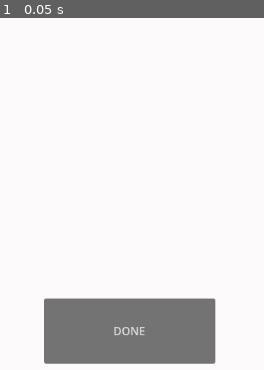
Above: before the commit, frame 1.
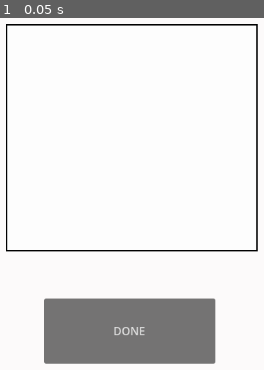
Above: after the commit, the same moment.

Repository: gracen-greenburg/Research_Milestone_Godot
Game: Godot game, scene res://scenes/Drawing_Screen.tscn
The game is run twice, just before and just after one commit, with the same random seed, the same clock (stepped at 60 frames per second) and the same inputs.
Inputs:
- Up to frame 1 (0.05 s): no input

The runs differ from the first frame. In frame 1, 2.0% of the frame differs, in the area x 2-98%, y 1-67%.

Commit message:
Adjusting drawing character to fit in sprite

Diff:
--- a/scenes/Drawing_Screen.tscn
+++ b/scenes/Drawing_Screen.tscn
@@ -1,44 +1,19 @@
 [gd_scene format=3 uid="uid://cskntypo1reya"]
 
-[sub_resource type="GDScript" id="GDScript_7u4rd"]
-script/source = "extends Node2D
+[ext_resource type="Script" uid="uid://chhhq4n3crhv6" path="res://scenes/drawing_box.gd" id="1_rnmmr"]
 
-@onready var _lines: Node2D = $Line2D
-
-# Following the Draw Tutorial
-# ------
-var _pressed: bool = false #not being pressed yet
-var _current_line: Line2D = null
-
-func _input(event: InputEvent) -> void:
-	if event is InputEventMouseButton:
-		if event.button_index == MOUSE_BUTTON_LEFT: #WHEN THE LEFT MOUSE BUTTON IS PRESSED --> adds all these points in a line
-			_pressed = event.pressed
-
-			if _pressed:
-				_current_line = Line2D.new()
-				_current_line.default_color = Color.BLUE
-				_current_line.width = 4
-				_lines.add_child(_current_line)
-				_current_line.add_point(event.position)
-
-	elif event is InputEventMouseMotion and _pressed:
-		_current_line.add_point(event.position)
-# ------
-
-# Adding a button to save the game
-
-
-
-# Called every frame. 'delta' is the elapsed time since the previous frame.
-func _process(delta: float) -> void:
-	pass
-"
+[sub_resource type="StyleBoxFlat" id="StyleBoxFlat_7u4rd"]
+bg_color = Color(0.99116415, 0.99116427, 0.99116415, 1)
+border_width_left = 2
+border_width_top = 2
+border_width_right = 2
+border_width_bottom = 2
+border_color = Color(0, 0, 0, 1)
 
 [sub_resource type="GDScript" id="GDScript_rnmmr"]
 script/source = "extends Node
 
-@export var sprite: Sprite2D
+@export var drawing_Box: Panel
 @export var saveButton: Button
 
 # following https://www.youtube.com/watch?v=qOLA1qwUCio tutorial, then altering it to fit my needs better
@@ -57,10 +32,16 @@
 	#screenshot the viewport to use as a png
 	var image = get_viewport().get_texture().get_image()
 
+	# Clip it to fit just the panel
+	var box_Position = drawing_Box.global_position
+	var box_Size = drawing_Box.size
+
+	var cropped_Image = image.get_region(Rect2(box_Position,box_Size))
+
 	#and then take that png and put it into a handy little folder
 	var path := \"output/\"
 	_check_and_create_dir(path)
-	image.save_png(path + \"img.png\")
+	cropped_Image.save_png(path + \"img.png\")
 
 func _check_and_create_dir(path: String) -> void:
 	var dir_path := path.get_base_dir()
@@ -87,12 +68,22 @@
 "
 
 [node name="Node2D" type="Node2D" unique_id=1605858643]
-script = SubResource("GDScript_7u4rd")
 
-[node name="Line2D" type="Line2D" parent="." unique_id=528315415]
+[node name="drawingBox" type="Panel" parent="." unique_id=1591529685]
+clip_contents = true
+offset_left = 418.0
+offset_top = 120.0
+offset_right = 781.0
+offset_bottom = 448.0
+theme_override_styles/panel = SubResource("StyleBoxFlat_7u4rd")
+script = ExtResource("1_rnmmr")
 
-[node name="SpriteExporter" type="Node" parent="." unique_id=1187502521 node_paths=PackedStringArray("saveButton")]
+[node name="Line2D" type="Line2D" parent="drawingBox" unique_id=528315415]
+position = Vector2(-418, -120)
+
+[node name="SpriteExporter" type="Node" parent="." unique_id=1187502521 node_paths=PackedStringArray("drawing_Box", "saveButton")]
 script = SubResource("GDScript_rnmmr")
+drawing_Box = NodePath("../drawingBox")
 saveButton = NodePath("save_button")
 
 [node name="save_button" type="Button" parent="SpriteExporter" unique_id=1852048810]
--- /dev/null
+++ b/scenes/drawing_box.gd
@@ -0,0 +1,36 @@
+extends Panel
+
+signal drawing_done
+
+@onready var _lines: Node2D = $Line2D
+
+# Following the Draw Tutorial
+# ------
+var _pressed: bool = false #not being pressed yet
+var _current_line: Line2D = null
+
+func _input(event: InputEvent) -> void:
+	if event is InputEventMouseButton:
+		if event.button_index == MOUSE_BUTTON_LEFT: #WHEN THE LEFT MOUSE BUTTON IS PRESSED --> adds all these points in a line
+			_pressed = event.pressed
+
+			if _pressed:
+				_current_line = Line2D.new()
+				_current_line.default_color = Color.BLUE
+				_current_line.width = 4
+				_lines.add_child(_current_line)
+				_current_line.add_point(event.position)
+
+	elif event is InputEventMouseMotion and _pressed:
+		_current_line.add_point(event.position)
+# ------
+
+func done_drawing() -> void:
+	print("TEST DRAWING BOX: IT WORKS AND IT'S Done!")
+	drawing_done.emit()
+
+# Adding a button to save the game
+
+# Called every frame. 'delta' is the elapsed time since the previous frame.
+func _process(delta: float) -> void:
+	pass
--- a/scripts/sprite_exporter.gd
+++ b/scripts/sprite_exporter.gd
@@ -1,6 +1,6 @@
 extends Node
 
-@export var sprite: Sprite2D
+@export var drawing_Box: Panel
 @export var saveButton: Button
 
 # following https://www.youtube.com/watch?v=qOLA1qwUCio tutorial, then altering it to fit my needs better
@@ -12,17 +12,33 @@
 	pass # Replace with function body.
 
 func _on_drawing_done():
-	print("Test received it's done")
+	#print("Test received it's done")
+	#save_drawing()
+	print("========== ON DRAWING DONE ==========")
+	print("ABOUT TO CALL SAVE DRAWING")
 	save_drawing()
+	print("========== SAVE DRAWING RETURNED ==========")
 
 func save_drawing():
+	print("========== INSIDE SAVE DRAWING ==========")
 	#screenshot the viewport to use as a png
 	var image = get_viewport().get_texture().get_image()
+
+	# Clip it to fit just the panel
+	var box_Position = drawing_Box.global_position
+	var box_Size = drawing_Box.size
+
+	print("FULL IMAGE SIZE: ", image.get_size())
+	print("BOX POSITION: ", box_Position)
+	print("BOX SIZE: ", box_Size)
+
+	var cropped_Image = image.get_region(Rect2(box_Position,box_Size))
 
 	#and then take that png and put it into a handy little folder
 	var path := "output/"
 	_check_and_create_dir(path)
-	image.save_png(path + "img.png")
+	cropped_Image.save_png(path + "img.png")
+	print("========== IMAGE SAVED ==========")
 
 func _check_and_create_dir(path: String) -> void:
 	var dir_path := path.get_base_dir()
Binary file changed: output/img.png
Not shown, added: scenes/drawing_box.gd.uid
Not shown: 1 places in scenes/player.tscn that only renumber resources
